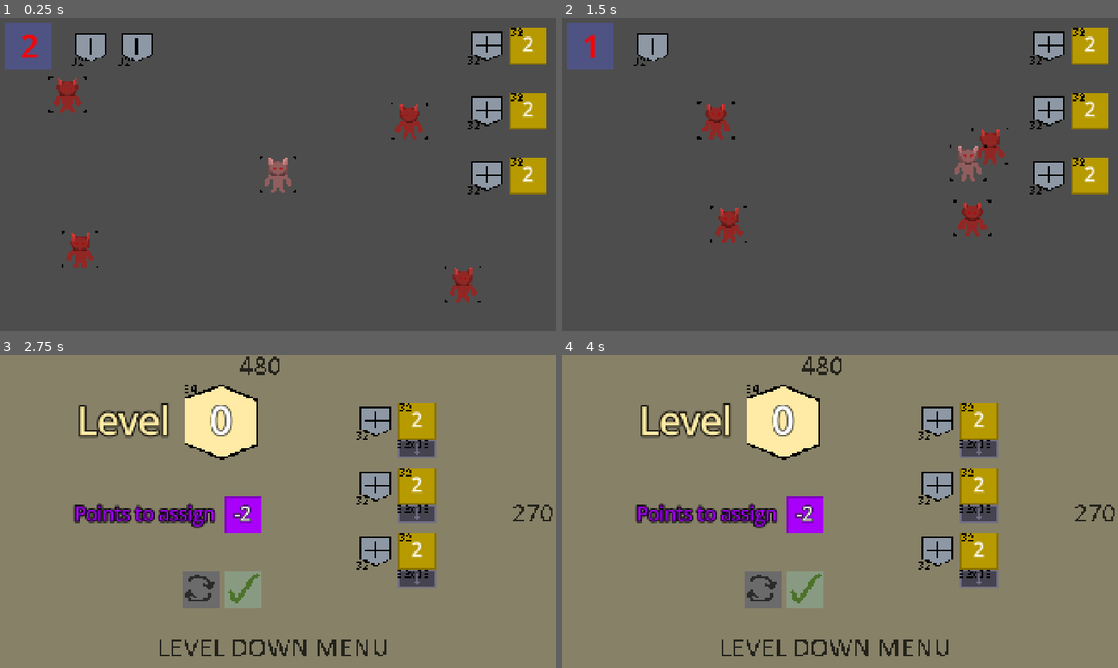
Above: before the commit, frames 1-4 (two rows, left to right).
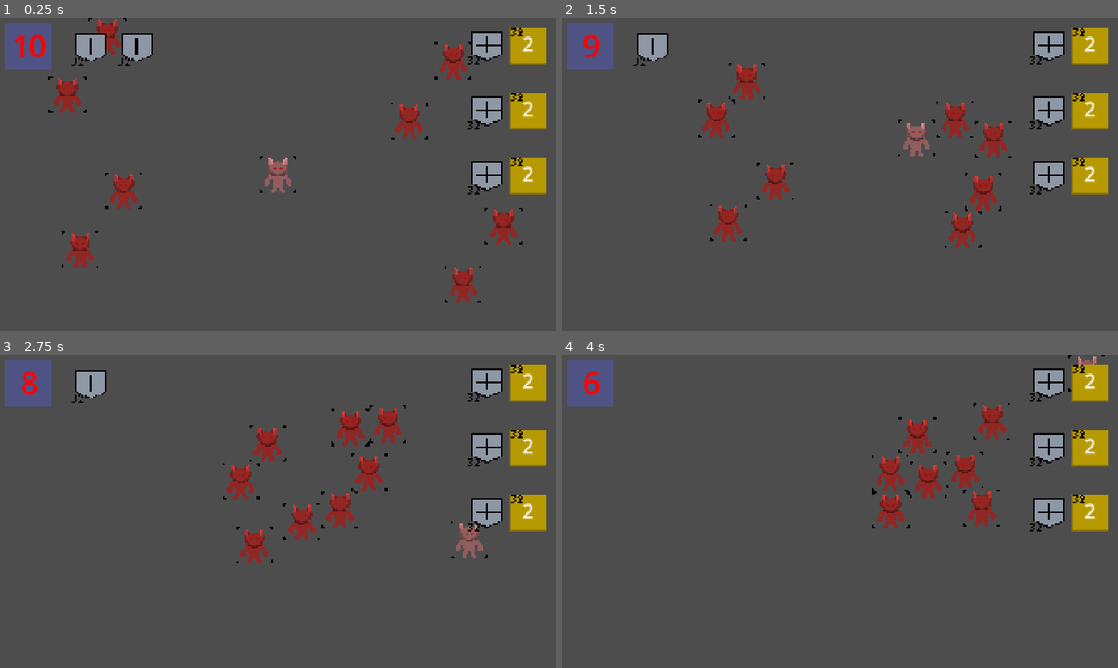
Above: after the commit, the same moments.

Repository: Paul-Sml/GameJam-gmtk2026
Game: Godot game, scene res://game_scene.tscn
Two runs of this game, one before a commit and one after it. Both use one fixed random seed, a clock stepped at 60 frames per second and the inputs below.
Inputs (mouse positions are in pixels of both pictures, inside the frame that each line leads up to):
- Up to frame 1 (0.25 s): no input
- Up to frame 2 (1.5 s): move the mouse to (962, 158) at 0.52 s; hold Right (right) 0.53-1.28 s; click (962, 158) at 0.6 s; move the mouse to (728, 190) at 1.27 s; hold Down (down) from 1.28 s (still down); click (728, 190) at 1.35 s
- Up to frame 3 (2.75 s): move the mouse to (333, 442) at 2.02 s; release Down (down) at 2.03 s; hold Right (right) from 2.03 s (still down); click (333, 442) at 2.1 s
- Up to frame 4 (4 s): move the mouse to (812, 574) at 2.77 s; release Right (right) at 2.78 s; hold Up (up) 2.78-3.53 s; click (812, 574) at 2.85 s; move the mouse to (1006, 558) at 3.52 s; hold Left (left) from 3.53 s (still down); click (1006, 558) at 3.6 s

The runs differ from the first frame. In frame 1, 1.6% of the frame differs, in the area x 2-94%, y 0-73%; in frame 2, 3.4%; in frame 3, 99%; in frame 4, 99%, in the area x 0-100%, y 0-100%.

Commit message:
loop working except monsters are not moving

Diff:
--- /dev/null
+++ b/Maps/level-1.tscn
@@ -0,0 +1,61 @@
+[gd_scene format=3 uid="uid://brfgjlvk17stk"]
+
+[ext_resource type="PackedScene" uid="uid://cx5ghr7oecywv" path="res://Entities/Player/Player.tscn" id="1_r38fg"]
+[ext_resource type="PackedScene" uid="uid://npnutmg8mqpu" path="res://Entities/Enemies/enemy.tscn" id="2_qfrtj"]
+
+[sub_resource type="WorldBoundaryShape2D" id="WorldBoundaryShape2D_216ti"]
+
+[sub_resource type="WorldBoundaryShape2D" id="WorldBoundaryShape2D_02fxq"]
+normal = Vector2(0, 1)
+
+[sub_resource type="WorldBoundaryShape2D" id="WorldBoundaryShape2D_ix8a0"]
+normal = Vector2(-1, 0)
+
+[sub_resource type="WorldBoundaryShape2D" id="WorldBoundaryShape2D_h8c8n"]
+normal = Vector2(1, 0)
+
+[node name="Testlevel" type="Node2D" unique_id=1901868416]
+
+[node name="Player" parent="." unique_id=815963282 instance=ExtResource("1_r38fg")]
+
+[node name="Camera2D" type="Camera2D" parent="." unique_id=913770846]
+
+[node name="Enemies" type="Node2D" parent="." unique_id=2048646103]
+
+[node name="Enemy" parent="Enemies" unique_id=711083395 instance=ExtResource("2_qfrtj")]
+position = Vector2(693, 410)
+
+[node name="Enemy2" parent="Enemies" unique_id=834090440 instance=ExtResource("2_qfrtj")]
+position = Vector2(-742, 281)
+
+[node name="Enemy3" parent="Enemies" unique_id=13938878 instance=ExtResource("2_qfrtj")]
+position = Vector2(-785, -298)
+
+[node name="Enemy4" parent="Enemies" unique_id=436715531 instance=ExtResource("2_qfrtj")]
+position = Vector2(511, -209)
+
+[node name="ScreenBorder" type="Node2D" parent="." unique_id=365184777]
+
+[node name="StaticBody2D" type="StaticBody2D" parent="ScreenBorder" unique_id=506155468]
+position = Vector2(0, 540)
+
+[node name="CollisionShape2D" type="CollisionShape2D" parent="ScreenBorder/StaticBody2D" unique_id=1000807743]
+shape = SubResource("WorldBoundaryShape2D_216ti")
+
+[node name="StaticBody2D2" type="StaticBody2D" parent="ScreenBorder" unique_id=875623108]
+position = Vector2(0, -540)
+
+[node name="CollisionShape2D" type="CollisionShape2D" parent="ScreenBorder/StaticBody2D2" unique_id=1287113751]
+shape = SubResource("WorldBoundaryShape2D_02fxq")
+
+[node name="StaticBody2D3" type="StaticBody2D" parent="ScreenBorder" unique_id=784515411]
+position = Vector2(960, 0)
+
+[node name="CollisionShape2D" type="CollisionShape2D" parent="ScreenBorder/StaticBody2D3" unique_id=1217969937]
+shape = SubResource("WorldBoundaryShape2D_ix8a0")
+
+[node name="StaticBody2D4" type="StaticBody2D" parent="ScreenBorder" unique_id=257574096]
+position = Vector2(-960, 0)
+
+[node name="CollisionShape2D" type="CollisionShape2D" parent="ScreenBorder/StaticBody2D4" unique_id=1879989532]
+shape = SubResource("WorldBoundaryShape2D_h8c8n")
--- /dev/null
+++ b/Maps/level0.tscn
@@ -0,0 +1,61 @@
+[gd_scene format=3 uid="uid://b7h2mj3oidkol"]
+
+[ext_resource type="PackedScene" uid="uid://cx5ghr7oecywv" path="res://Entities/Player/Player.tscn" id="1_wkckd"]
+[ext_resource type="PackedScene" uid="uid://npnutmg8mqpu" path="res://Entities/Enemies/enemy.tscn" id="2_drhl5"]
+
+[sub_resource type="WorldBoundaryShape2D" id="WorldBoundaryShape2D_216ti"]
+
+[sub_resource type="WorldBoundaryShape2D" id="WorldBoundaryShape2D_02fxq"]
+normal = Vector2(0, 1)
+
+[sub_resource type="WorldBoundaryShape2D" id="WorldBoundaryShape2D_ix8a0"]
+normal = Vector2(-1, 0)
+
+[sub_resource type="WorldBoundaryShape2D" id="WorldBoundaryShape2D_h8c8n"]
+normal = Vector2(1, 0)
+
+[node name="Testlevel" type="Node2D" unique_id=1901868416]
+
+[node name="Player" parent="." unique_id=815963282 instance=ExtResource("1_wkckd")]
+
+[node name="Camera2D" type="Camera2D" parent="." unique_id=913770846]
+
+[node name="Enemies" type="Node2D" parent="." unique_id=2048646103]
+
+[node name="Enemy" parent="Enemies" unique_id=711083395 instance=ExtResource("2_drhl5")]
+position = Vector2(693, 410)
+
+[node name="Enemy2" parent="Enemies" unique_id=834090440 instance=ExtResource("2_drhl5")]
+position = Vector2(-742, 281)
+
+[node name="Enemy3" parent="Enemies" unique_id=13938878 instance=ExtResource("2_drhl5")]
+position = Vector2(-785, -298)
+
+[node name="Enemy4" parent="Enemies" unique_id=436715531 instance=ExtResource("2_drhl5")]
+position = Vector2(511, -209)
+
+[node name="ScreenBorder" type="Node2D" parent="." unique_id=365184777]
+
+[node name="StaticBody2D" type="StaticBody2D" parent="ScreenBorder" unique_id=506155468]
+position = Vector2(0, 540)
+
+[node name="CollisionShape2D" type="CollisionShape2D" parent="ScreenBorder/StaticBody2D" unique_id=1000807743]
+shape = SubResource("WorldBoundaryShape2D_216ti")
+
+[node name="StaticBody2D2" type="StaticBody2D" parent="ScreenBorder" unique_id=875623108]
+position = Vector2(0, -540)
+
+[node name="CollisionShape2D" type="CollisionShape2D" parent="ScreenBorder/StaticBody2D2" unique_id=1287113751]
+shape = SubResource("WorldBoundaryShape2D_02fxq")
+
+[node name="StaticBody2D3" type="StaticBody2D" parent="ScreenBorder" unique_id=784515411]
+position = Vector2(960, 0)
+
+[node name="CollisionShape2D" type="CollisionShape2D" parent="ScreenBorder/StaticBody2D3" unique_id=1217969937]
+shape = SubResource("WorldBoundaryShape2D_ix8a0")
+
+[node name="StaticBody2D4" type="StaticBody2D" parent="ScreenBorder" unique_id=257574096]
+position = Vector2(-960, 0)
+
+[node name="CollisionShape2D" type="CollisionShape2D" parent="ScreenBorder/StaticBody2D4" unique_id=1879989532]
+shape = SubResource("WorldBoundaryShape2D_h8c8n")
--- /dev/null
+++ b/Maps/level1.tscn
@@ -0,0 +1,73 @@
+[gd_scene format=3 uid="uid://cuul6gaahsf2a"]
+
+[ext_resource type="PackedScene" uid="uid://cx5ghr7oecywv" path="res://Entities/Player/Player.tscn" id="1_qvn8c"]
+[ext_resource type="PackedScene" uid="uid://npnutmg8mqpu" path="res://Entities/Enemies/enemy.tscn" id="2_mqbrx"]
+
+[sub_resource type="WorldBoundaryShape2D" id="WorldBoundaryShape2D_216ti"]
+
+[sub_resource type="WorldBoundaryShape2D" id="WorldBoundaryShape2D_02fxq"]
+normal = Vector2(0, 1)
+
+[sub_resource type="WorldBoundaryShape2D" id="WorldBoundaryShape2D_ix8a0"]
+normal = Vector2(-1, 0)
+
+[sub_resource type="WorldBoundaryShape2D" id="WorldBoundaryShape2D_h8c8n"]
+normal = Vector2(1, 0)
+
+[node name="Testlevel" type="Node2D" unique_id=1901868416]
+
+[node name="Player" parent="." unique_id=815963282 instance=ExtResource("1_qvn8c")]
+
+[node name="Camera2D" type="Camera2D" parent="." unique_id=913770846]
+
+[node name="Enemies" type="Node2D" parent="." unique_id=2048646103]
+
+[node name="Enemy" parent="Enemies" unique_id=711083395 instance=ExtResource("2_mqbrx")]
+position = Vector2(693, 410)
+
+[node name="Enemy2" parent="Enemies" unique_id=834090440 instance=ExtResource("2_mqbrx")]
+position = Vector2(-742, 281)
+
+[node name="Enemy3" parent="Enemies" unique_id=13938878 instance=ExtResource("2_mqbrx")]
+position = Vector2(-785, -298)
+
+[node name="Enemy4" parent="Enemies" unique_id=436715531 instance=ExtResource("2_mqbrx")]
+position = Vector2(511, -209)
+
+[node name="Enemy5" parent="Enemies" unique_id=808849591 instance=ExtResource("2_mqbrx")]
+position = Vector2(840, 191)
+
+[node name="Enemy6" parent="Enemies" unique_id=94744502 instance=ExtResource("2_mqbrx")]
+position = Vector2(-595, 62)
+
+[node name="Enemy7" parent="Enemies" unique_id=618392892 instance=ExtResource("2_mqbrx")]
+position = Vector2(-638, -517)
+
+[node name="Enemy8" parent="Enemies" unique_id=1315551704 instance=ExtResource("2_mqbrx")]
+position = Vector2(658, -428)
+
+[node name="ScreenBorder" type="Node2D" parent="." unique_id=365184777]
+
+[node name="StaticBody2D" type="StaticBody2D" parent="ScreenBorder" unique_id=506155468]
+position = Vector2(0, 540)
+
+[node name="CollisionShape2D" type="CollisionShape2D" parent="ScreenBorder/StaticBody2D" unique_id=1000807743]
+shape = SubResource("WorldBoundaryShape2D_216ti")
+
+[node name="StaticBody2D2" type="StaticBody2D" parent="ScreenBorder" unique_id=875623108]
+position = Vector2(0, -540)
+
+[node name="CollisionShape2D" type="CollisionShape2D" parent="ScreenBorder/StaticBody2D2" unique_id=1287113751]
+shape = SubResource("WorldBoundaryShape2D_02fxq")
+
+[node name="StaticBody2D3" type="StaticBody2D" parent="ScreenBorder" unique_id=784515411]
+position = Vector2(960, 0)
+
+[node name="CollisionShape2D" type="CollisionShape2D" parent="ScreenBorder/StaticBody2D3" unique_id=1217969937]
+shape = SubResource("WorldBoundaryShape2D_ix8a0")
+
+[node name="StaticBody2D4" type="StaticBody2D" parent="ScreenBorder" unique_id=257574096]
+position = Vector2(-960, 0)
+
+[node name="CollisionShape2D" type="CollisionShape2D" parent="ScreenBorder/StaticBody2D4" unique_id=1879989532]
+shape = SubResource("WorldBoundaryShape2D_h8c8n")
--- a/UI/Timer/timer.gd
+++ b/UI/Timer/timer.gd
@@ -1,21 +1,17 @@
 extends Control
+class_name GameTimer
 
 @onready var timer: Timer = %Timer
 @onready var label: Label = %Label
 
 signal timer_reached_zero
 
-@export var max_time: int = 15
 var remaining_time: int:
 	set(value):
 		remaining_time = value
 		if remaining_time == 0:
 			timer.stop()
 			timer_reached_zero.emit()
-
-func _ready() -> void:
-	remaining_time = max_time
-	updateValue()
 
 func start_timer(time: int) -> void:
 	remaining_time = time
--- a/UI/Timer/timer.tscn
+++ b/UI/Timer/timer.tscn
@@ -32,6 +32,5 @@
 
 [node name="Timer" type="Timer" parent="." unique_id=1839365424]
 unique_name_in_owner = true
-autostart = true
 
 [connection signal="timeout" from="Timer" to="." method="_on_timer_timeout"]
--- a/game_manager.gd
+++ b/game_manager.gd
@@ -1,24 +1,53 @@
 extends Node2D
+
+var level_id: int = 0
+var levels: Array[String] = [
+	"res://Maps/level1.tscn",
+	"res://Maps/level0.tscn",
+	"res://Maps/level-1.tscn"
+]
+var timers: Array[int] = [
+	10,
+	15,
+	20
+]
+
 
 @onready var current_level: Node2D = %CurrentLevel
 @onready var canvas_layer: CanvasLayer = %CanvasLayer
 @onready var level_down_menu: LevelDownMenu = %LevelDownMenu
-
+@onready var timer: GameTimer = %Timer
 
 @onready var armor_icons: HBoxContainer = %ArmorIcons
 
 func _ready() -> void:
-	new_level()
+	new_stage()
 
-func new_level() -> void:
-	#load level
+func new_stage() -> void:
+	print("new level !")
+	load_stage(level_id)
+	level_id += 1
 	var player: Player = find_player_in_current_level()
 	if player == null:
 		push_error("No player found in current level")
 		return
-	else:
-		player.armor_updated.connect(_on_player_armor_updated)
-		print("Player found in current level: ", player.name)
+	player.armor_updated.connect(_on_player_armor_updated)
+
+	current_level.visible = true
+	current_level.process_mode = Node2D.PROCESS_MODE_INHERIT
+	canvas_layer.visible = true
+
+
+func load_stage(index: int) -> void:
+	print("loading level ", index)
+	for child in current_level.get_children():
+		child.queue_free()
+
+	var level_scene: PackedScene = load(levels[index])
+	var level_instance: Node = level_scene.instantiate()
+
+	current_level.add_child(level_instance)
+	timer.start_timer(timers[index])
 
 func find_player_in_current_level() -> Player:
 	for player in get_tree().get_nodes_in_group("player"):
@@ -37,3 +66,11 @@
 	current_level.process_mode = Node2D.PROCESS_MODE_DISABLED
 	canvas_layer.visible = false
 	level_down_menu.level_down()
+
+
+func _on_next_level() -> void:
+	new_stage()
+
+
+func _on_level_down_menu_next_level() -> void:
+	pass # Replace with function body.
--- a/game_scene.tscn
+++ b/game_scene.tscn
@@ -2,7 +2,6 @@
 
 [ext_resource type="Script" uid="uid://c8el6ix1m6vux" path="res://game_manager.gd" id="1_mj2jn"]
 [ext_resource type="PackedScene" uid="uid://do8qr8om2w3yh" path="res://UI/Timer/timer.tscn" id="1_mlf6e"]
-[ext_resource type="PackedScene" uid="uid://tojyqnljvix0" path="res://Maps/testlevel.tscn" id="1_po0ka"]
 [ext_resource type="PackedScene" uid="uid://cqk7qvvfkqgfr" path="res://UI/level_down_menu.tscn" id="3_v1wow"]
 [ext_resource type="Texture2D" uid="uid://dltodj6c2ycd1" path="res://Assets/LevelDownMenu/stat_icon_armor.png" id="4_kdryc"]
 [ext_resource type="Script" uid="uid://dn6pv21vjkypn" path="res://Entities/Player/PlayerStats/CharStatsResource.gd" id="4_mixcd"]
@@ -20,18 +19,16 @@
 unique_name_in_owner = true
 position = Vector2(960, 540)
 
-[node name="Testlevel" parent="CurrentLevel" unique_id=1901868416 instance=ExtResource("1_po0ka")]
-
 [node name="CanvasLayer" type="CanvasLayer" parent="." unique_id=448152598]
 unique_name_in_owner = true
 
 [node name="Timer" parent="CanvasLayer" unique_id=1613158427 instance=ExtResource("1_mlf6e")]
+unique_name_in_owner = true
 offset_left = 20.0
 offset_top = 20.0
 offset_right = 20.0
 offset_bottom = 20.0
 mouse_filter = 2
-max_time = 2
 
 [node name="PlayerUI" type="Control" parent="CanvasLayer" unique_id=1515167098]
 layout_mode = 3
@@ -226,4 +223,4 @@
 player_resource = SubResource("Resource_v1wow")
 
 [connection signal="timer_reached_zero" from="CanvasLayer/Timer" to="." method="_on_timer_timer_reached_zero"]
-[connection signal="next_level" from="LevelDownMenu" to="CanvasLayer/Timer" method="_on_next_level"]
+[connection signal="next_level" from="LevelDownMenu" to="." method="_on_next_level"]
